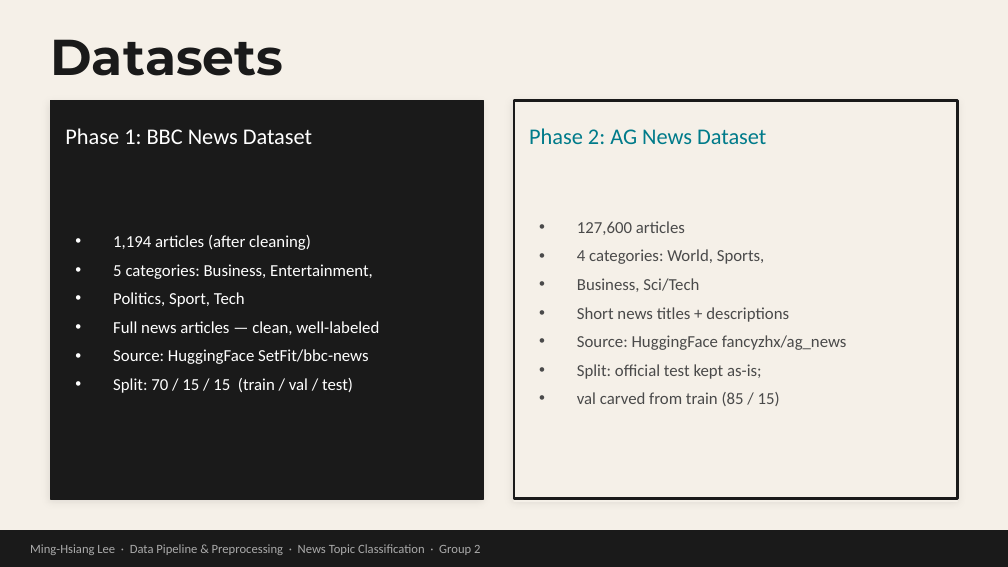
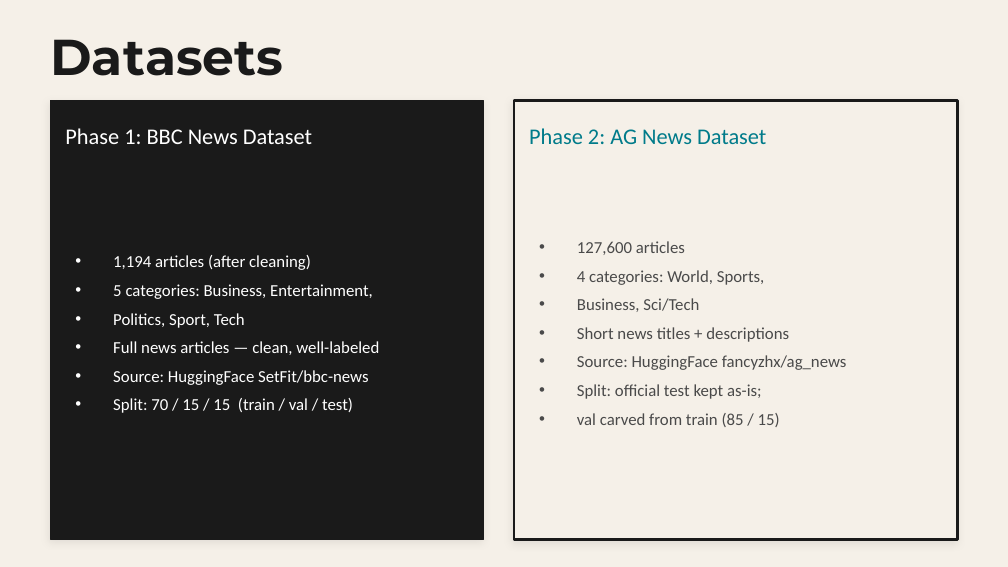
Before and after one commit to mhleethomas/News_Topic_Classification, a slide deck: slide 4 of thomas_presentation.pptx. Drawn at 1008x567 pixels with LibreOffice and Linux fonts; fonts in the diff are those of the drawing. Boxes give left, top, right and bottom in pixels: in the first picture for what was removed or moved away, otherwise in the second. Text is boxed around its words. In the diff, an @@ line names an element or a change of style, - is before the commit and + after.

```diff
--- a/thomas_presentation.pptx
+++ b/thomas_presentation.pptx
@@ rectangle: place and size @@
-rectangle at (50, 101, 484, 499)
+rectangle at (50, 101, 484, 539)
@@ rectangle: place and size @@
-rectangle at (514, 101, 958, 499)
+rectangle at (514, 101, 958, 539)
@@ text "1,194 articles (after cleaning)": place and size @@
-text "1,194 articles (after cleaning)" at (113, 235, 379, 393)
+text "1,194 articles (after cleaning)" at (113, 255, 379, 413)
@@ text "127,600 articles": place and size @@
-text "127,600 articles" at (577, 221, 847, 406)
+text "127,600 articles" at (577, 241, 847, 427)
@@ rectangle removed at (514, 501, 958, 501) @@
@@ rectangle removed at (0, 531, 1008, 566) @@
@@ text removed at (30, 544, 480, 555) @@
-Ming-Hsiang Lee · Data Pipeline & Preprocessing · News Topic Classification · Group 2
```
Also in this commit, not shown: 7 other slides changed, 1 slide removed.
